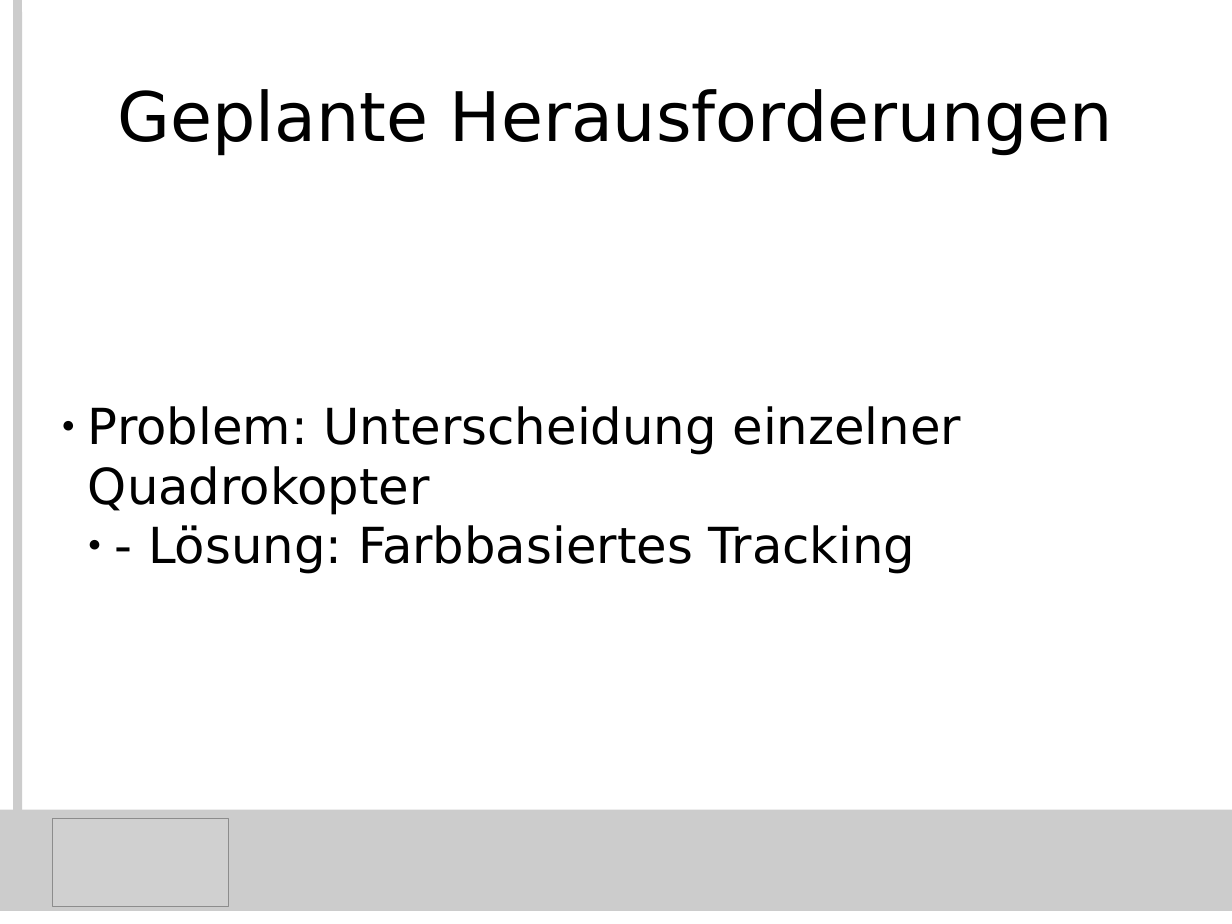
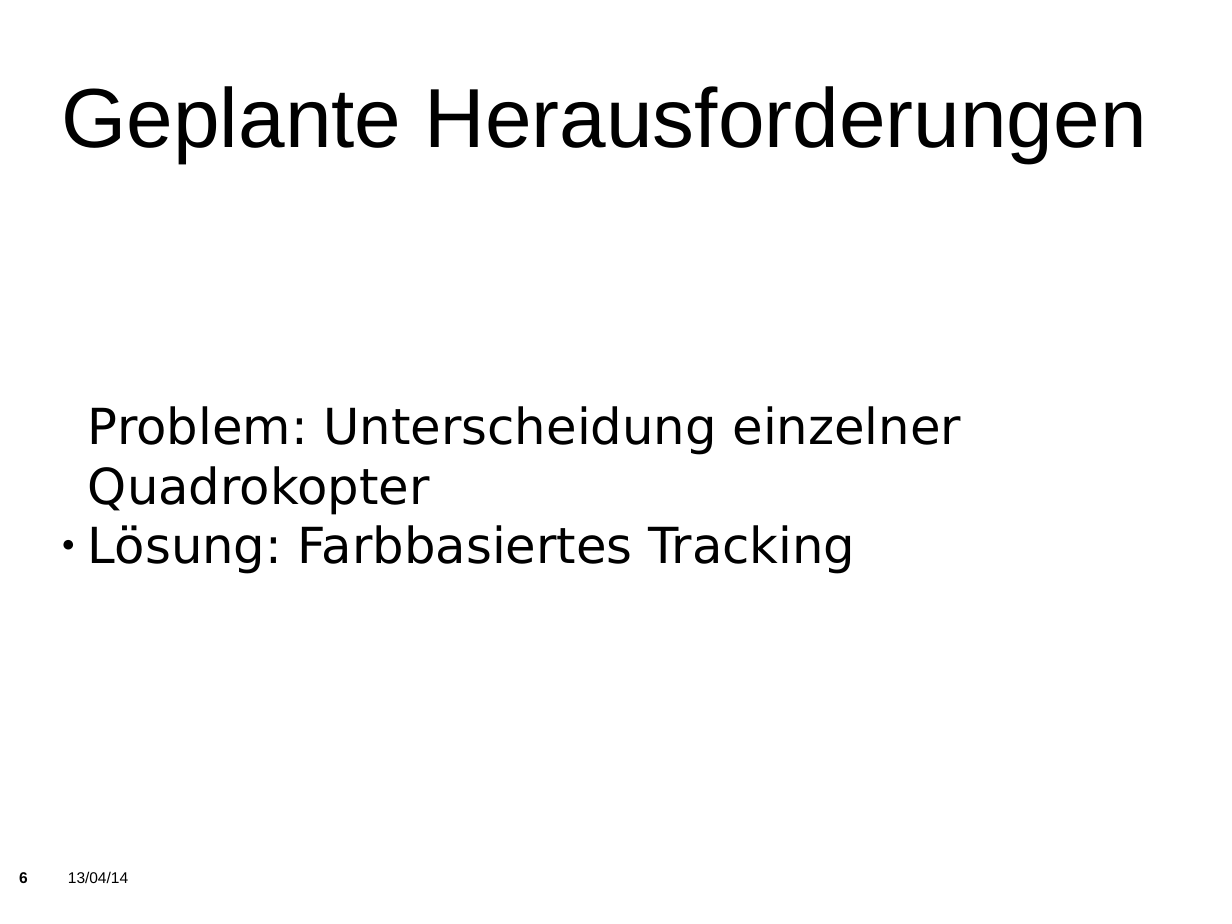
Before and after one commit to KITrokopter/Presentation, a slide deck: slide 6 of PresentationInTotal v0.1.odp. Drawn at 1232x924 pixels with LibreOffice and Linux fonts; fonts in the diff are those of the drawing; grey boxes stand for pictures; background and template pictures are left out. Boxes give left, top, right and bottom in pixels: in the first picture for what was removed or moved away, otherwise in the second. Text is boxed around its words. In the diff, an @@ line names an element or a change of style, - is before the commit and + after.

```diff
--- a/PresentationInTotal v0.1.odp
+++ b/PresentationInTotal v0.1.odp
@@ line removed from (18, 0) to (18, 898) @@
@@ title "Geplante Herausforderungen" at <box>62,86,1147,163</box>: size 44 to 54 pt, font DejaVu Sans to Arial; alignment centre to left @@
@@ subtitle at <box>88,525,856,574</box>: text changed @@
-  ● - Lösung: Farbbasiertes Tracking
+● Lösung: Farbbasiertes Tracking
@@ rectangle removed at <box>0,809,1232,911</box> @@
@@ picture removed at <box>53,818,228,907</box> @@
@@ page number added at <box>19,872,28,883</box>, 10 pt, text #000000, bold @@
+6
@@ text added at <box>68,871,128,883</box>, 10 pt, text #000000 @@
+13/04/14
```
Also in this commit, not shown: 43 other slides changed, 3 slides added, 3 slides removed, 1 other file.
